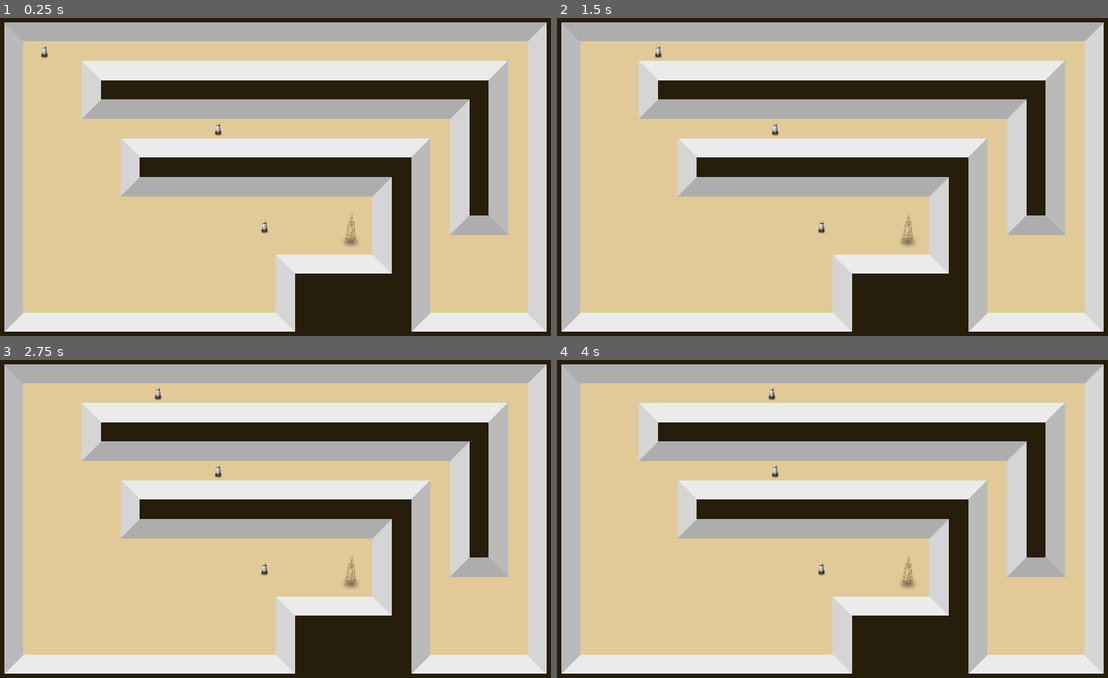
Above: before the commit, frames 1-4 (two rows, left to right).
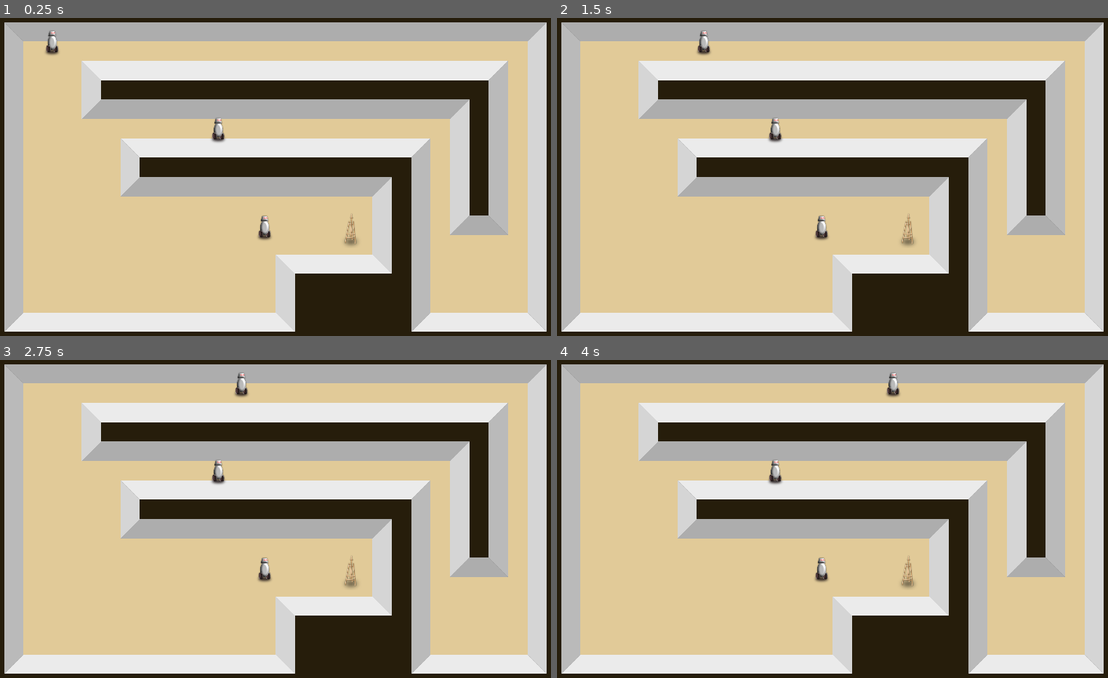
Above: after the commit, the same moments.

Repository: vibrunazo/godot-laststand
Game: Godot game, scene res://scenes/game.tscn
Two runs of this game, one before a commit and one after it. Both use one fixed random seed, a clock stepped at 60 frames per second and the inputs below.
Inputs:
- Up to frame 1 (0.25 s): no input
- Up to frame 2 (1.5 s): no input
- Up to frame 3 (2.75 s): no input
- Up to frame 4 (4 s): no input

The runs differ from the first frame. In frame 1, 0.4% of the frame differs, in the area x 7-50%, y 3-70%; in frame 2, 0.4%, in the area x 17-50%, y 3-70%; in frame 3, 0.4%; in frame 4, 0.4%.

Commit message:
smooth path follow and flip sprite

Diff:
--- a/scenes/enemy.gd
+++ b/scenes/enemy.gd
@@ -1,6 +1,8 @@
 extends PathFollow2D
 
 @export var SPEED = 100.0
+@onready var sprite = $Sprite
+
 
 # Called when the node enters the scene tree for the first time.
 func _ready():
@@ -9,3 +11,10 @@
 
 func _physics_process(delta):
 	progress += delta * SPEED
+
+func _process(_delta):
+	sprite.global_rotation_degrees = 0
+	if abs(rotation_degrees) > 90:
+		sprite.flip_h = true
+	else:
+		sprite.flip_h = false
--- a/scenes/enemy.tscn
+++ b/scenes/enemy.tscn
@@ -4,9 +4,10 @@
 [ext_resource type="Texture2D" uid="uid://cg5ouej5vucv7" path="res://assets/tex/robot.png" id="2_4xa3w"]
 
 [node name="Enemy" type="PathFollow2D"]
-position = Vector2(-1600, -832)
+loop = false
 script = ExtResource("1_4wxmt")
 SPEED = 300.0
 
-[node name="Robot" type="Sprite2D" parent="."]
+[node name="Sprite" type="Sprite2D" parent="."]
 texture = ExtResource("2_4xa3w")
+offset = Vector2(0, -64)
--- a/scenes/game.tscn
+++ b/scenes/game.tscn
@@ -34,9 +34,9 @@
 
 [sub_resource type="Curve2D" id="Curve2D_jy3kb"]
 _data = {
-"points": PackedVector2Array(0, 0, 0, 0, -1600, -832, 0, 0, 0, 0, 1600, -832, 0, 0, 0, 0, 1600, 576, 0, 0, 0, 0, 1088, 576, 0, 0, 0, 0, 1088, -320, 0, 0, 0, 0, -1 …(98 unchanged characters)…
+"points": PackedVector2Array(0, 0, 0, 0, -1600, -832, 0, 0, 0, 0, 1472, -832, -25.5389, -29.541, 25.5389, 29.541, 1570, -799, 0, 0, 0, 0, 1600, -704, 0, 0, 0, 0, 1600, 448, 22.181, -20.7652, -22.181, 20.7652, 1570, 554, 0, 0, 0, 0, 1472, 576, 0, 0, 0, 0, 1216, 576, 21, 29, -21, -29, 1122, 542, 0, 0, 0, 0, 1088, 448, 0, 0, 0, 0, 1088, -320, 0, 0, 0, 0, -1 …(98 unchanged characters)…
 }
-point_count = 10
+point_count = 16
 
 [node name="Game" type="Node2D"]
 script = ExtResource("1_enj8k")
@@ -50,6 +50,8 @@
 curve = SubResource("Curve2D_jy3kb")
 
 [node name="Enemy" parent="TileMap/Path2D" instance=ExtResource("3_ch801")]
+position = Vector2(-1600, -832)
+SPEED = 500.0
 
 [node name="Artstand" type="Sprite2D" parent="."]
 position = Vector2(499, 344)
Binary file changed: assets/tex/robot.png
